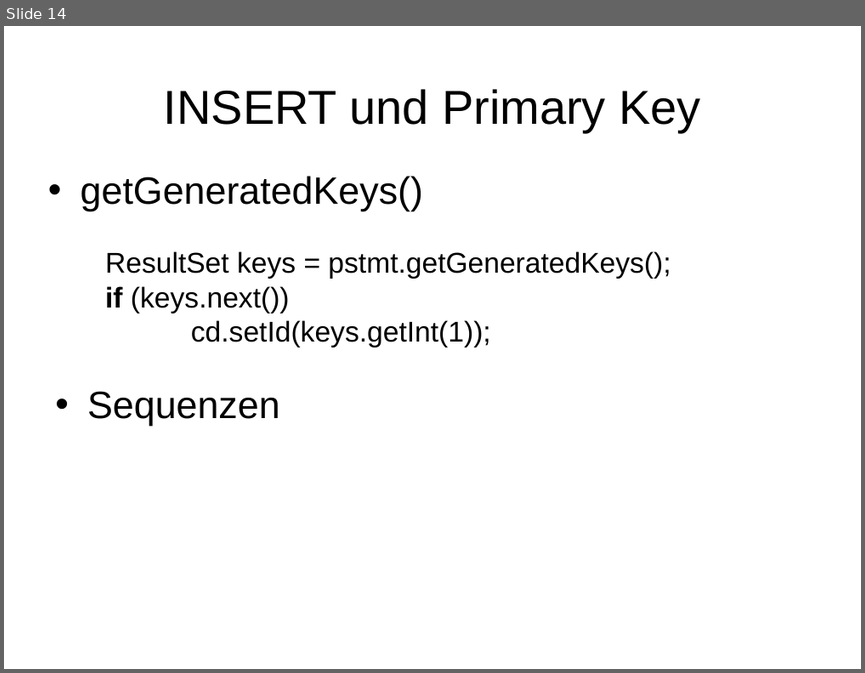
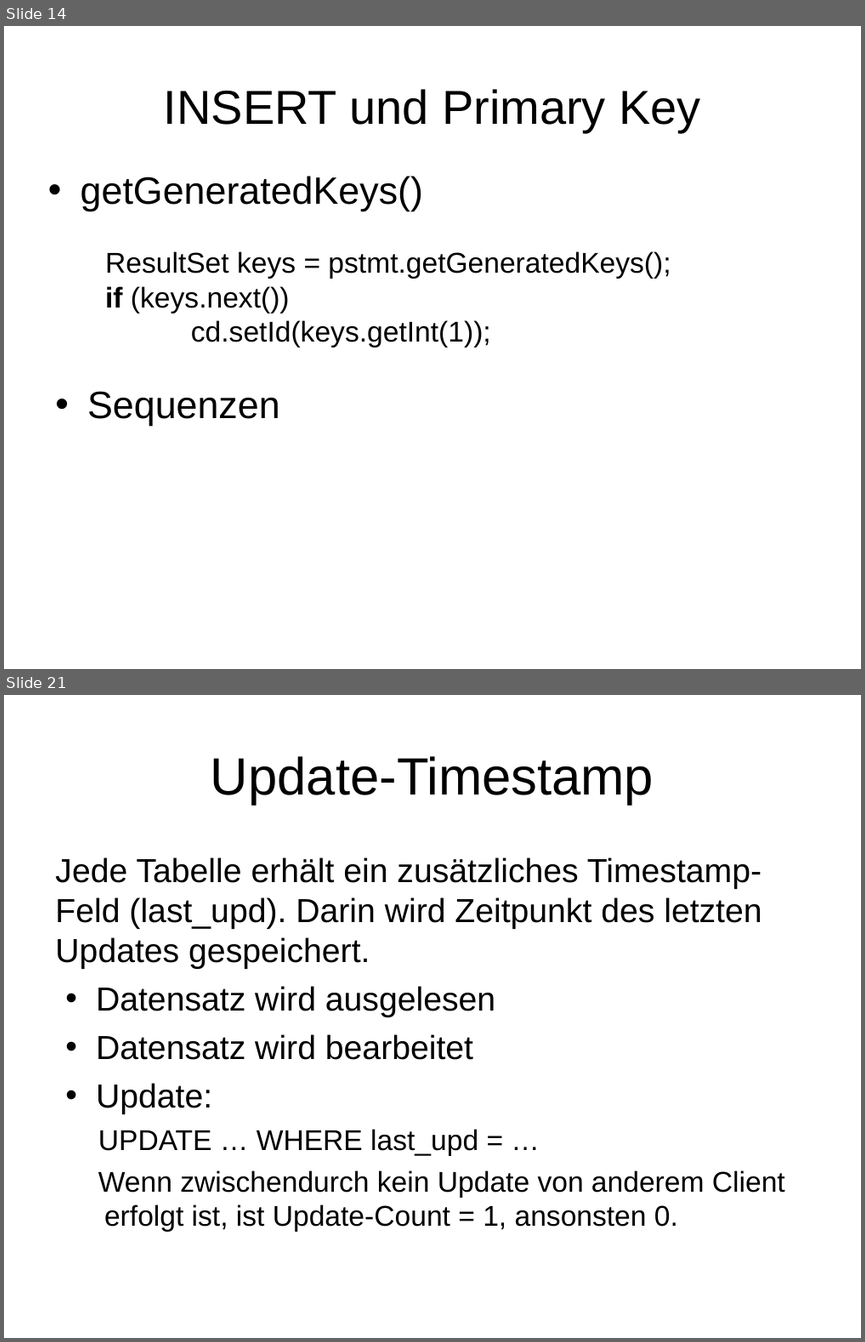
Before and after one commit to scorpa/pr-gse, a slide deck: wiki/ppt/ORM.ppt. Shown one above the other, each under a label of ours: slide 14 before the commit, slides 14 and 21 after it; the slides between them are not shown. The pictures are 865x673 and 865x1342 pixels, drawn with LibreOffice and Linux fonts; fonts in the diff are those of the drawing. Boxes give left, top, right and bottom in pixels: in the first picture for what was removed or moved away, otherwise in the second. Text is boxed around its words. In the diff, an @@ line names an element or a change of style, - is before the commit and + after.

```diff
--- a/wiki/ppt/ORM.ppt
+++ b/wiki/ppt/ORM.ppt
@@ slide 21 added at (4, 695, 861, 1338), background #FFFFFF @@
@@ title added at (211, 756, 653, 805), 44 pt, text #000000 @@
+Update-Timestamp
@@ text added at (55, 857, 785, 1231), 28 pt, text #000000 @@
+Jede Tabelle erhält ein zusätzliches Timestamp-Feld (last_upd). Darin wird Zeitpunkt des letzten Updates gespeichert.
+• Datensatz wird ausgelesen
+• Datensatz wird bearbeitet
+• Update:
+  UPDATE … WHERE last_upd = …
+  Wenn zwischendurch kein Update von anderem Client erfolgt ist, ist Update-Count = 1, ansonsten 0.
```
Also in this commit, not shown: 1 slide changed, 6 other slides added, 13 other files.
